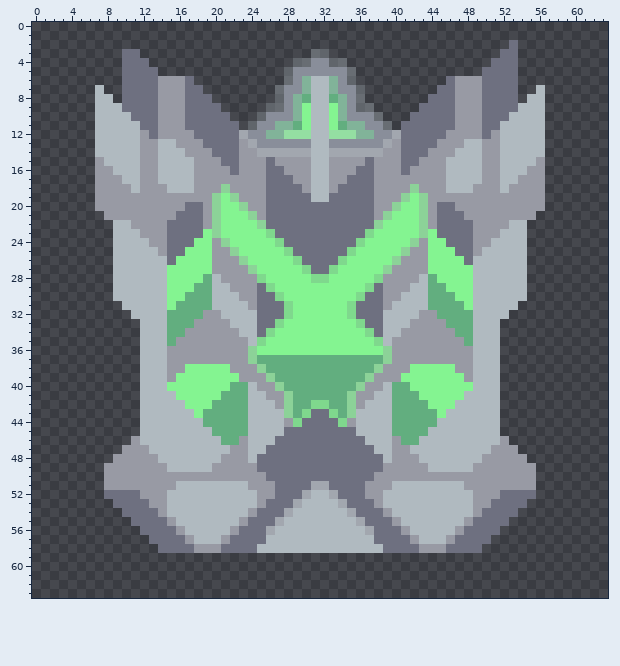
Two versions of one pixel-art sprite, sprites/blocks/turrets/healingTurret2.png. Above: the version before the commit.
The file is 80x80 pixels. Colours within 5 levels of each other are drawn and written as one. The old version is drawn lined up with the new one, on the new canvas.
After:
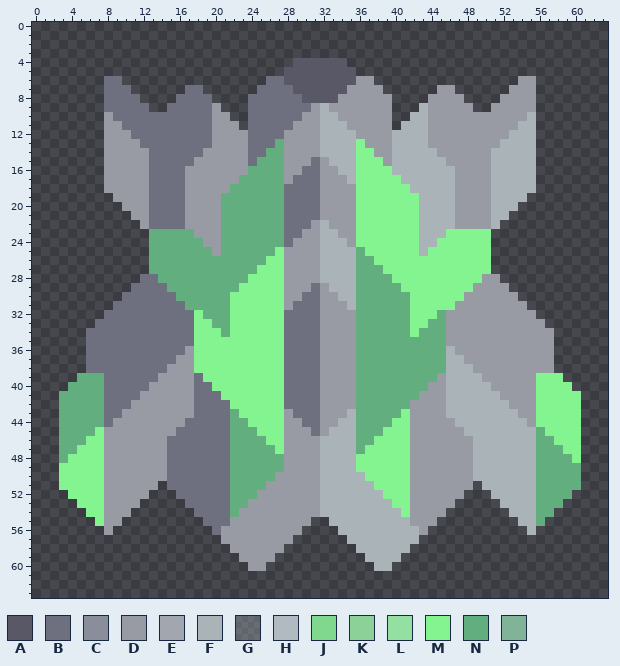
Palette (. is transparent): A #585866  B #6e7080  C #898e9a  D #989aa4  E #a2a7af  F #a9b3b8  G #b0bac052  H #b0bac0  J #7fd88d  K #8cd298  L #94dfa2  M #84f491  N #62ae7f  P #81b399
From old to new:
canvas 80x80 -> 64x64, the old top-left corner now at -10,-1 (the part of the old canvas that was cut away was empty and is not shown)
Changed rows in their new state; - is an unchanged pixel.
first column x 3:
 2 --------------------------------------------------.-------
 3 -------..-------------------..-------------------..-------
 4 -------...----------------AAAAAA----------------...-------
 5 -------....--------------AAAAAAAA--------------....-------
 6 -----BB........--------BBAAAAAAAADD--------........DD-----
 7 ----.BB-......--------BBBBAAAAAADDDD------DD......DDD.----
 8 ----.BB--....B-------BBBBBBAAAADDDDDD----DDD-....DDDD.----
 9 ----.BB---..BB---D---BBBBBBBDFDDDDDDD---FDDD--..DDDDD.----
10 ----.DBB---BBB---DD--BBBBBBDDFFDDDDDD--FFDDD---DDDDDF.----
11 ----.DDBB--BBB---DDD-BBBBBDDDFFFDDDDD-FFFDDD---DDDDFF.----
12 ----.DDDBB-BBBB--DDDDBBBBDDDDFFFFDDDDFFFFDD----D-DFFF.----
13 ----.DDDDBBBBBBB-DDD-BBBNDDDDFFFFMDDDFFFFD---DD--FFFF.----
14 ----.DDDD-BBBBBB-DDD-BBNNDDDDFFFFMMD-FFFFF--DDD-FFFFF.----
15 ----.DDDD-BBBBB---DD-BNNN---BDFFFMMM-FFFFFFDDDD-FFFFF.----
16 ----.-DDD-BBBBD----D-NNNN--BBD-FFMMMMFFFFFFFDDD-FFFFF.----
17 ----.--DD-BBBBD-----NNNNNDBBBD--FMMMMMFFFFFFDDD-FFFFF.----
18 ----.---D-BBBBD---DNNNNNN--BBD-DDMMMMMMFFFFFDD--FFFFF.----
19 ----..----BBBB---DNNNNNNN---BDDDDMMMMMM-FFFF----FFFF..----
20 ----...---BBBBDD-DNNNNNNN----DDDDMMMMM--FFFF----FFF...----
21 -----...--BBB-DD-DNNNNNNN----DDDDMMMM---FFFFD---FF...-----
22 ------...-BB--DD-DNNNNNNN---DFDDDMMM----FFFFDD--F...------
23 ------....NNNNNDDDNNNNNNN--DDFFDDMM-----FFFMMMMM....------
24 ------....NNNNNND-NNNNNNN-DDDFFFDM-----MFF-MMMMM....------
25 ------....NNNNNNN-NNNNNN-DDDDFFFFN----MMF---MMMM....------
26 ------....NNNNNNNNNNNNN--DDDDFFFFNN--MMMM----MMM....------
27 ------....NNNNNNNNNNNN---DDDDFFFFNNNMMMMM-----MM....------
28 ------...BBNNNNN-NNNNMM--DDDDFFFFNNNNMMMMM----MDD...------
29 ------..BBBBNNN--NNNMMMM-DDDBDFFFNNNNNMMMMM---DDDD..------
30 ------.BBBBBBN---NNMMMMMMDDBBDDFFNNNNNNMMMMM-DDDDDD.------
31 ------BBBBBBBB---NNMMMMMMDBBBDDDFNNNNNNMMMMMDDDDDDDD------
32 -----BBBBBBBBBBMNNNMMMMMMBBBBDDDDNNNNNNMMM-DDDDDDDDDD-----
33 ----BBBBBBBBBBBMMNNMMMMMMBBBBDDDDNNNNNNMMNNDDDDDDDDDDD----
34 ---BBBBBBBBBBBBMMMNMMMMM-BBBBDDDDNNNNNNMNNN-DDDDDDDDDDD---
35 ---BBBBBBBBBBBBMMMMMMMM--BBBBDDDDNNNNNNNNNN--DDDDDDDDDD---
36 ---BBBBBBBBBBB-MMMMMMM---BBBBDDDDNNNNNNNNNNF--DDDDDDDDD---
37 ---BBBBBBBBBB--MMMMMMMMMMBBBBDDDD---NNNNNNNFF-DDDDDDDDD---
38 ---BBBBBBBBB--D----MMMMMMBBBBDDDD--NNNNNNNNFFFDDDDDDDDD---
39 --NNNBBBBBBD-DDB----MMMMMBBBBDDDD-NNNNNNNNDFFFFDDDDDDMMM--
40 -NNNNBBBBBDDDDDBB--MMMMMMBBBBDDDDNNNN--NNDDFFFFFDDDDDMMMM-
41 NNNNNBBBBDDDDDDBBBMMMMMMMBBBBDDDDNNNN---DDDFFFFFFDDDDMMMMM
42 NNNNNBBBDDDDDDDBBBBMMMMMMBBBBDDDDNNNN--DDDDFFFFFFFDDDMMMMM
43 NNNNNBBDDDDDDDDBBBB-MMMMMDBB-DDDFNNNN-MDDDDFFFFFFFFDDMMMMM
44 NNNNNBDDDDDDDDBBBBB--MMMM-D--DDFFNNNNMMDDDDDFFFFFFFFDMMMMM
45 NNNNMDDDDDDDDBBBBBB--NMMMDDD-DFFFNNNMMMDDDDDDFFFFFFFFNMMMM
46 NNNMMDDD-DDDBBBBBBB-NNNMMDDDDFFFFNNMMMMDDDDDDDFFFFFFFNNMMM
47 NNMMMDD---DDBBBBBBBNNNNNMDDDDFFFFNMMMMMDDDDDDDFFFFFFFNNNMM
48 NMMMMD-----DBBBBBBBNNNNNNDDDDFFFFMMMMMM-DDDDDDFFFFFFFNNNNM
49 MMMMM-------BBBBBBBNNNNNNDDDDFFFFMMMMMM--DDDDDFFFFFFFNNNNN
50 MMMMM-------BBBBBBBNNNNNDDDDDFFFFFMMMMM-------FFFFFFFNNNNN
51 MMMMM------.BBBBBBBNNNN-DDDDDFFFFFFMMMMDDDDDD-.FFFFFFNNNNN
52 -MMMMDDDD-...BBBBBBNNN--DDDDDFFFFFFFMMMDDDDDD...FFFFFNNNN-
53 --MMMDDDD.....BBBBBNND-DDDDDDFFFFFFFFMMDDDDD.....FFFFNNN--
54 ---MMDDD.......BBBBND-DDDDDDDFFFFFFFFFMDDDD.......FFFNN---
55 ----MDD-........BBBD-DDDDDDD..FFFFFFFFFDDD........-FFN----
56 -----D---........BD-DDDDDDD....FFFFFFFFFD........---F-----
57 ----------........-DDDDDDD......FFFFFFFF........----------
58 -----------........DDDDDD........FFFFFF........-----------
59 --------------------DDDD----------FFFF--------------------
60 ---------------------DD------------FF---------------------
Where, in picture pixels (left, top, right, bottom), the same in both pictures:
changed: (59, 40, 581, 571)
